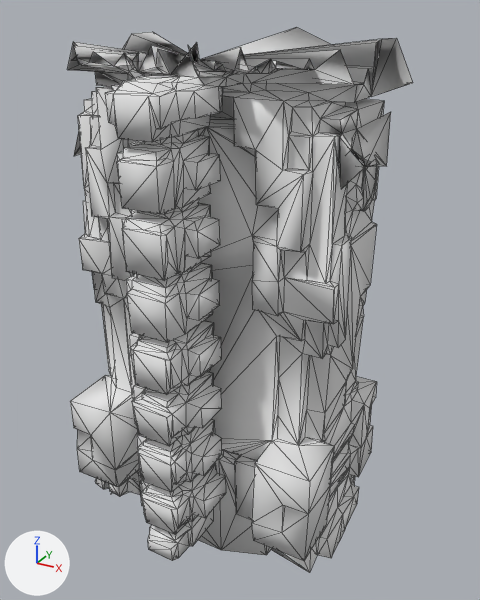
A saved change to the OBJ model src/main/resources/assets/kn8/meshes/kafka/body.obj.
The view is the same before and after, from a 50 mm camera at (0.398, -0.714, 1.478) aimed at (0.008, -0.004, 1.123). The lights are fixed; the arrows at lower left show +X, +Y and +Z. The first picture is the older version. Mesh edges are drawn as thin lines. Where no turn or scale is listed for an object, it has been applied to the vertices. Vertices at exactly the same position are counted once.

In view in the first picture: 'body'.
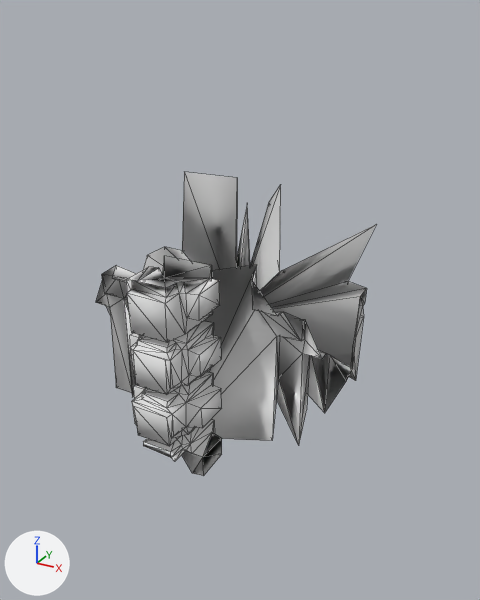
Where the change shows, as pixel boxes (x1, y1, x2, y2) in the pictures (480 x 600 px):
'body', reshaped (19% narrower, 44% shorter): before (67, 27, 413, 573); after (96, 172, 376, 476)
part 1 of me_body, cut back: before (67, 27, 413, 573); after (134, 256, 212, 473)
part 2 of me_body, added: after (112, 172, 376, 445)

Edits to the bpy script that builds the scene:
```text
Change me_body:
    used by ob_body; location = (0.0, 0.0, 0.0)
    remove me_body.from_pydata(...)  # 1623 vertices, 3247 faces; spans x -0.207..0.178, y -0.201..0.165, z 0.785..1.454
    add me_body.from_pydata(...)  # 333 vertices, 657 faces; spans x -0.164..0.166, y -0.201..0.071, z 0.952..1.268
    me_body part 1: 1294 vertices removed from x -0.207..0.178, y -0.2..0.165, z 0.785..1.454; 3 vertices added at x -0.005..0.038, y -0.166..-0.123, z 0.983..1.204
    me_body part 2: 1 vertex added at x 0.002, y -0.006, z 1.101
```
